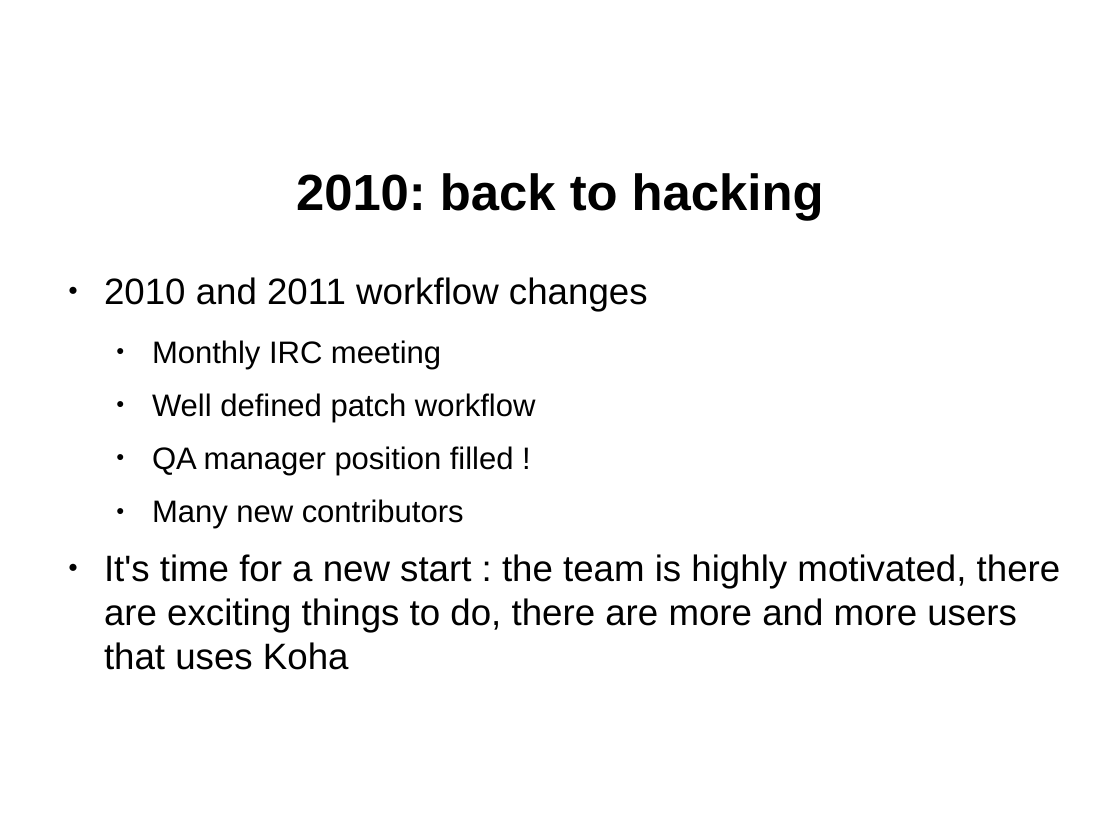
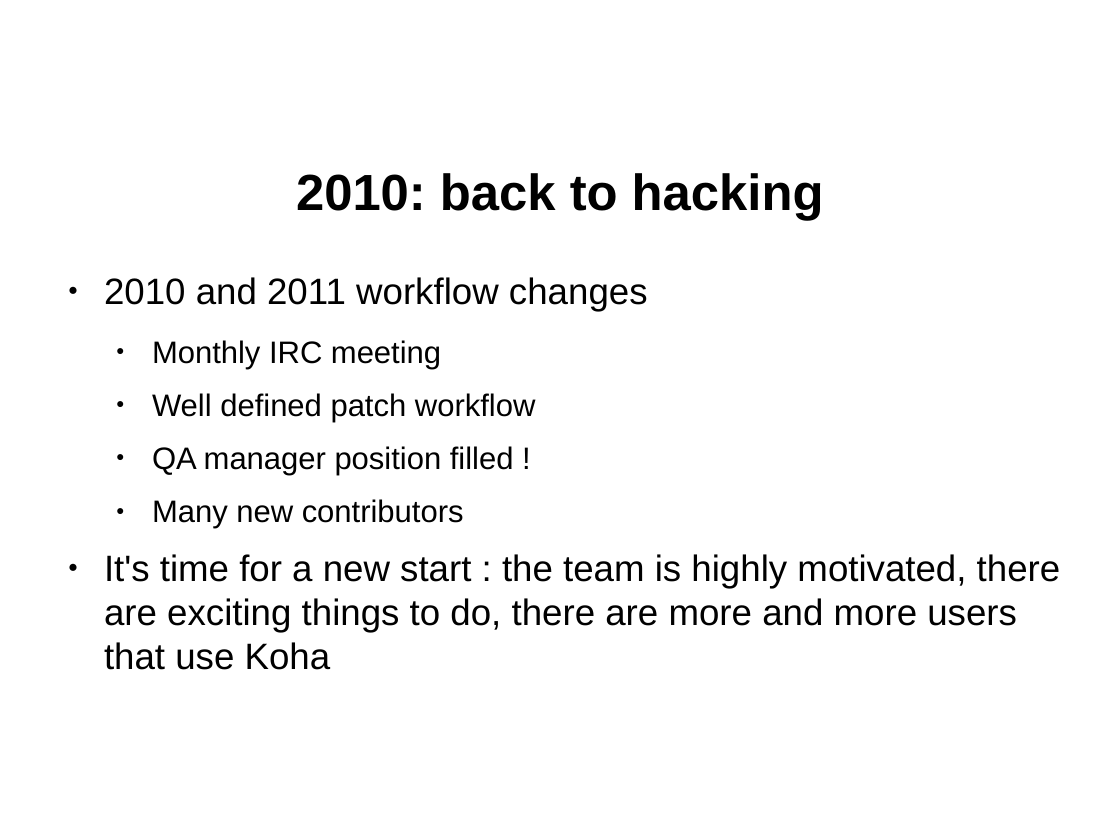
Before and after one commit to ranginui/presentation, a slide deck: slide 17 of kohaconclave/keynote/keynote.odp. Drawn at 1120x840 pixels with LibreOffice and Linux fonts; fonts in the diff are those of the drawing; background and template pictures are left out. Boxes give left, top, right and bottom in pixels: in the first picture for what was removed or moved away, otherwise in the second. Text is boxed around its words. In the diff, an @@ line names an element or a change of style, - is before the commit and + after.

```diff
--- a/kohaconclave/keynote/keynote.odp
+++ b/kohaconclave/keynote/keynote.odp
@@ text at [104,554,1061,670]: text changed @@
-● It's time for a new start : the team is highly motivated, there are exciting things to do, there are more and more users that uses Koha
+● It's time for a new start : the team is highly motivated, there are exciting things to do, there are more and more users that use Koha
```
Also in this commit, not shown: 15 other slides changed, 1 other file.
